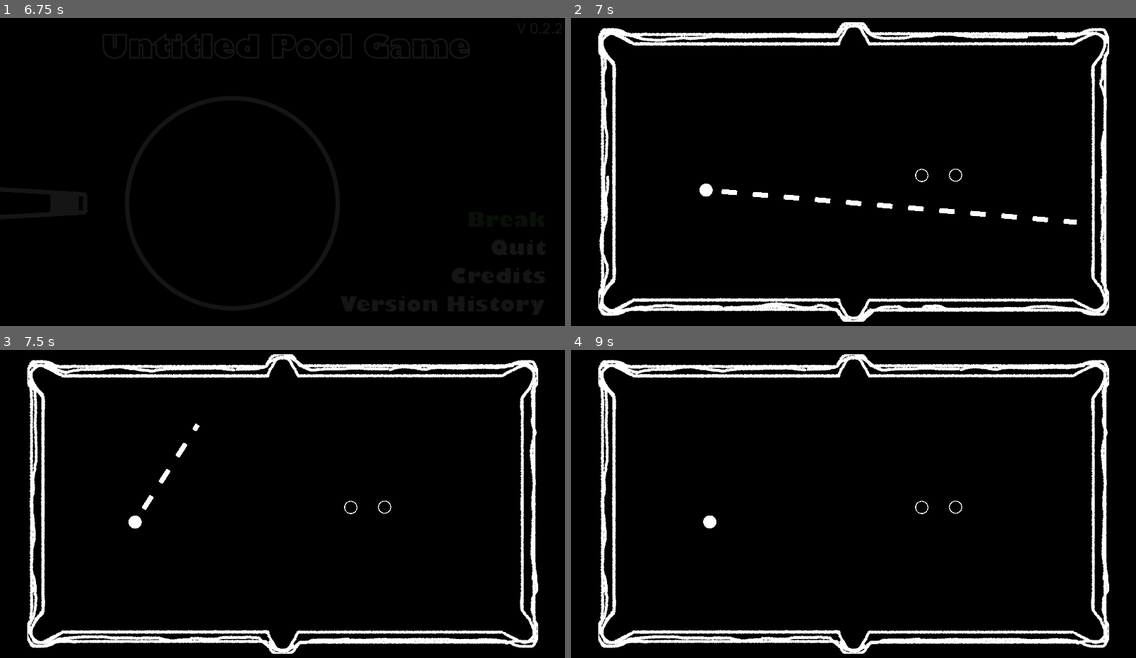
Above: before the commit, frames 1-4 (two rows, left to right).
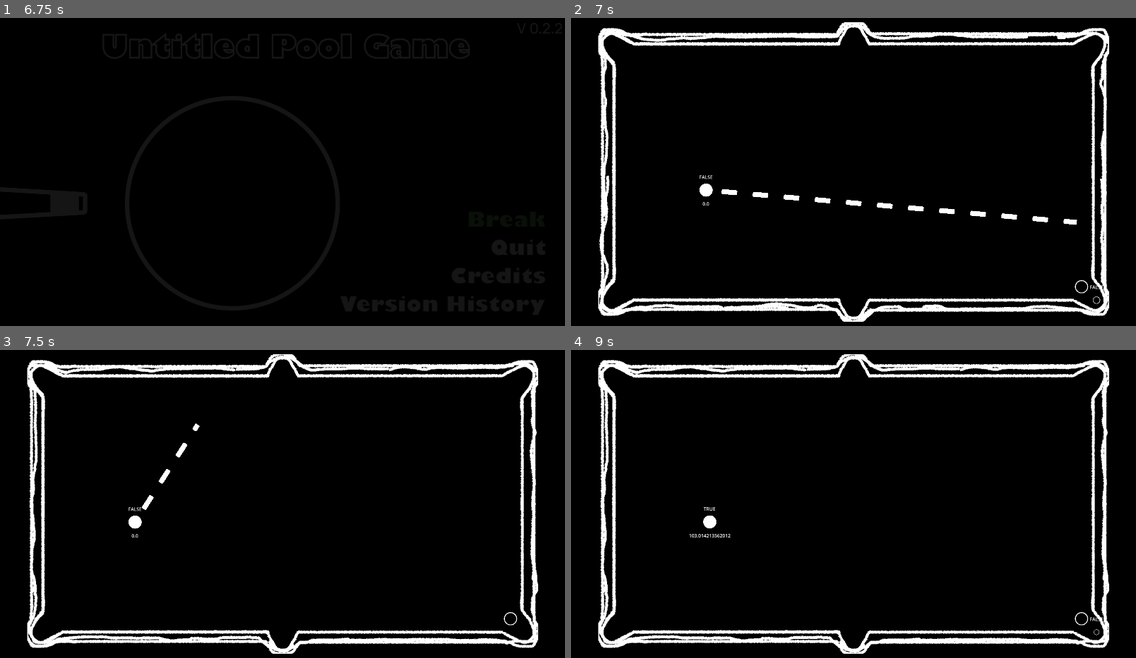
Above: after the commit, the same moments.

Repository: Muirotidua/IMGD1001-Project
Game: Godot game, scene res://scenes/splash_screen.tscn
Two runs of this game, one before a commit and one after it. Both use one fixed random seed, a clock stepped at 60 frames per second and the inputs below.
Inputs (mouse positions are in pixels of both pictures, inside the frame that each line leads up to):
- Up to frame 1 (6.75 s): move the mouse to (406, 156) at 0.52 s; hold Space (ball_hit) 0.53-1.28 s; move the mouse to (169, 187) at 1.27 s; tap one key every 0.75 s from 1.35 s: I (print_info) Backspace (rewind_shot) Space (ball_hit) I (print_info) Backspace (rewind_shot); move the mouse to (339, 101) at 2.02 s; move the mouse to (254, 233) at 2.77 s; move the mouse to (452, 218) at 3.52 s; move the mouse to (113, 122) at 4.27 s; move the mouse to (310, 172) at 5.02 s; hold Space (ball_hit) 5.03-5.75 s; click (508, 221) at 5.75 s; click (508, 221) at 6.5 s
- Up to frame 2 (7 s): no input
- Up to frame 3 (7.5 s): move the mouse to (197, 423) at 7.27 s; tap I (print_info) at 7.35 s
- Up to frame 4 (9 s): tap Enter at 8 s; move the mouse to (977, 488) at 8.02 s; tap Backspace (rewind_shot) at 8.1 s; tap R (reset_table) at 8.75 s; move the mouse to (740, 519) at 8.77 s; tap Space (ball_hit) at 8.85 s

Frame 1 is identical in both runs. In frame 2, 0.1% of the frame differs, in the area x 22-95%, y 48-97%; in frame 3, 0.1%; in frame 4, 0.2%, in the area x 20-95%, y 48-97%.

Commit message:
Shot Limits Implemented!
- E

Diff:
--- /dev/null
+++ b/scenes/bullet.tscn
@@ -0,0 +1,22 @@
+[gd_scene load_steps=4 format=3 uid="uid://2co75ka3rpoj"]
+
+[ext_resource type="Texture2D" path="res://visuals/pistol/projectile.png" id="1_v7oki"]
+[ext_resource type="Script" path="res://scripts/bullet.gd" id="1_v8qja"]
+
+[sub_resource type="CircleShape2D" id="CircleShape2D_v8qja"]
+radius = 18.027756
+
+[node name="Bullet" type="Area2D"]
+top_level = true
+collision_layer = 0
+collision_mask = 3
+script = ExtResource("1_v8qja")
+
+[node name="Projectile" type="Sprite2D" parent="."]
+position = Vector2(-11, -1)
+texture = ExtResource("1_v7oki")
+
+[node name="CollisionShape2D" type="CollisionShape2D" parent="."]
+shape = SubResource("CircleShape2D_v8qja")
+
+[connection signal="body_entered" from="." to="." method="_on_body_entered"]
--- /dev/null
+++ b/scenes/gun.tscn
@@ -0,0 +1,31 @@
+[gd_scene load_steps=4 format=3 uid="uid://xjnpnw7tabqj"]
+
+[ext_resource type="Script" path="res://scripts/gun.gd" id="1_dk5gl"]
+[ext_resource type="Texture2D" path="res://visuals/pistol/pistol.png" id="1_vk1bi"]
+
+[sub_resource type="CircleShape2D" id="CircleShape2D_dk5gl"]
+radius = 326.09814
+
+[node name="Gun" type="Area2D"]
+collision_layer = 0
+collision_mask = 2
+script = ExtResource("1_dk5gl")
+
+[node name="CollisionShape2D" type="CollisionShape2D" parent="."]
+shape = SubResource("CircleShape2D_dk5gl")
+
+[node name="WeaponPivot" type="Marker2D" parent="."]
+
+[node name="Pistol" type="Sprite2D" parent="WeaponPivot"]
+position = Vector2(97, -13)
+texture = ExtResource("1_vk1bi")
+
+[node name="ShootingPoint" type="Marker2D" parent="WeaponPivot/Pistol"]
+unique_name_in_owner = true
+position = Vector2(25, -11)
+
+[node name="Timer" type="Timer" parent="."]
+wait_time = 0.3
+autostart = true
+
+[connection signal="timeout" from="Timer" to="." method="_on_timer_timeout"]
--- a/scenes/level_template.tscn
+++ b/scenes/level_template.tscn
@@ -13,9 +13,11 @@
 
 [node name="CueBall" parent="." instance=ExtResource("1_mm7tu")]
 position = Vector2(459, 603)
+debug_labels = true
 
 [node name="8Ball" parent="." instance=ExtResource("4_iw5l3")]
-position = Vector2(1192, 553)
+position = Vector2(1789, 981)
+debug_labels = true
 
 [node name="WinText" type="Label" parent="."]
 offset_left = 805.0
@@ -26,4 +28,4 @@
 horizontal_alignment = 1
 
 [node name="Ball" parent="." instance=ExtResource("4_iw5l3")]
-position = Vector2(1307, 552)
+position = Vector2(1735, 932)
--- /dev/null
+++ b/scenes/player.tscn
@@ -0,0 +1,60 @@
+[gd_scene load_steps=8 format=3 uid="uid://be1j1x8iqvt7m"]
+
+[ext_resource type="PackedScene" path="res://visuals/characters/happy_boo/happy_boo.tscn" id="1_4flbx"]
+[ext_resource type="Script" path="res://scripts/player.gd" id="1_onrkg"]
+[ext_resource type="PackedScene" path="res://scenes/gun.tscn" id="3_i3pqv"]
+
+[sub_resource type="CircleShape2D" id="CircleShape2D_onrkg"]
+radius = 32.38827
+
+[sub_resource type="CircleShape2D" id="CircleShape2D_i3pqv"]
+radius = 43.737854
+
+[sub_resource type="StyleBoxFlat" id="StyleBoxFlat_i3pqv"]
+bg_color = Color(0.15294118, 0.16862746, 0.1882353, 1)
+corner_radius_top_left = 8
+corner_radius_top_right = 8
+corner_radius_bottom_right = 8
+corner_radius_bottom_left = 8
+
+[sub_resource type="StyleBoxFlat" id="StyleBoxFlat_hqtel"]
+bg_color = Color(0, 0.5254902, 0.3764706, 1)
+corner_radius_top_left = 8
+corner_radius_top_right = 8
+corner_radius_bottom_right = 8
+corner_radius_bottom_left = 8
+
+[node name="Player" type="CharacterBody2D"]
+platform_floor_layers = 0
+script = ExtResource("1_onrkg")
+
+[node name="HappyBoo" parent="." instance=ExtResource("1_4flbx")]
+position = Vector2(1, 0)
+
+[node name="CollisionShape2D" type="CollisionShape2D" parent="."]
+shape = SubResource("CircleShape2D_onrkg")
+
+[node name="Camera2D" type="Camera2D" parent="."]
+
+[node name="Gun" parent="." instance=ExtResource("3_i3pqv")]
+position = Vector2(-1, -35)
+
+[node name="HurtBox" type="Area2D" parent="."]
+unique_name_in_owner = true
+collision_layer = 0
+collision_mask = 2
+
+[node name="CollisionShape2D" type="CollisionShape2D" parent="HurtBox"]
+shape = SubResource("CircleShape2D_i3pqv")
+debug_color = Color(1, 0.31072912, 0.39254162, 0.41960785)
+
+[node name="ProgressBar" type="ProgressBar" parent="."]
+unique_name_in_owner = true
+offset_left = -118.0
+offset_top = -157.0
+offset_right = 117.0
+offset_bottom = -130.0
+theme_override_styles/background = SubResource("StyleBoxFlat_i3pqv")
+theme_override_styles/fill = SubResource("StyleBoxFlat_hqtel")
+value = 100.0
+show_percentage = false
--- a/scripts/cue_ball.gd
+++ b/scripts/cue_ball.gd
@@ -3,6 +3,9 @@
 # Default Launch Speed
 @export var dls: float = 1
 @export var infinite_shots: bool = false
+@export var shot_count = 0
+# initial shot number that is incremented for each type of shot.
+# when it is greater than number of level shots the level triggers failstate
 
 @onready var pointer = $PointerLine
 var shot_ready:bool  = true
@@ -35,3 +38,6 @@
 	var s = global_position.distance_to(get_global_mouse_position())
 	if !inmotion || infinite_shots:
 		apply_central_impulse(direction * dls * s)
+		await get_tree().create_timer(1).timeout
+		#inmotion = true
+		shot_count += 1 # no ++ operator :(
--- a/scripts/level_template.gd
+++ b/scripts/level_template.gd
@@ -2,6 +2,8 @@
 extends Node2D
 
 enum State{ WON, LOST, PLAYING }
+
+@export var shot_limit = 3
 
 @onready var table: Node2D = $Boundary_Table
 @onready var cue: CueBall = $CueBall
@@ -12,6 +14,7 @@
 var state: State = State.PLAYING
 
 signal shoot()
+signal finished_game_check();
 
 func _ready():
 	table.pocketed_ball.connect(on_pocket)
@@ -41,8 +44,8 @@
 		if !ball.ignore_pocket:
 			ball.pocketing = true
 
-
-func on_try_shoot():
+#
+func on_try_shoot(): # ?
 	if !cue.shot_ready && !cue.infinite_shots:
 		return
 	for ball: BaseBall in all_balls:
@@ -50,7 +53,8 @@
 	shoot.emit()
 
 
-func moving_balls() -> bool:
+# False if no balls are moving. True otherwise
+func moving_balls() -> bool: # ??? Need to ensure that this is looking at the cue ball moving, ask Liam when he's back.
 	for ball: BaseBall in all_balls:
 		if ball.inmotion && !ball.pocketed:
 			return true
@@ -65,18 +69,30 @@
 		ball.rewind()
 
 func check_final():
-	if cue.pocketed || cue.pocketing:
+	var pocket_count: int = 0
+	if (cue.pocketed || cue.pocketing):
 		state = State.LOST
 		win_text.text = "Failure."
 		return
 	for ball: BaseBall in all_balls:
-		if ball is not CueBall && !ball.pocketed && !ball.pocketing:
-			state = State.PLAYING
-			win_text.text = ""
-			return
-	state = State.WON
-	win_text.text = "Victory!"
-	return
+		if ball is not CueBall && (ball.pocketed || ball.pocketing):
+			pocket_count += 1
+		#if ball is not CueBall && !ball.pocketed && !ball.pocketing:
+			#state = State.PLAYING
+			#win_text.text = ""
+			#return
+	if pocket_count == all_balls.size()-1:
+		state = State.WON
+		win_text.text = "Victory!"
+		return
+	elif cue.shot_count>=shot_limit: #fuck you elif!!
+		state = State.LOST
+		win_text.text = "Failure."
+		return
+	else:
+		state = State.PLAYING
+		win_text.text = ""
+		return
 
 func print_info():
 	print("-----------------------")
Not shown: 1 places in scenes/splash_screen.tscn that only renumber resources
